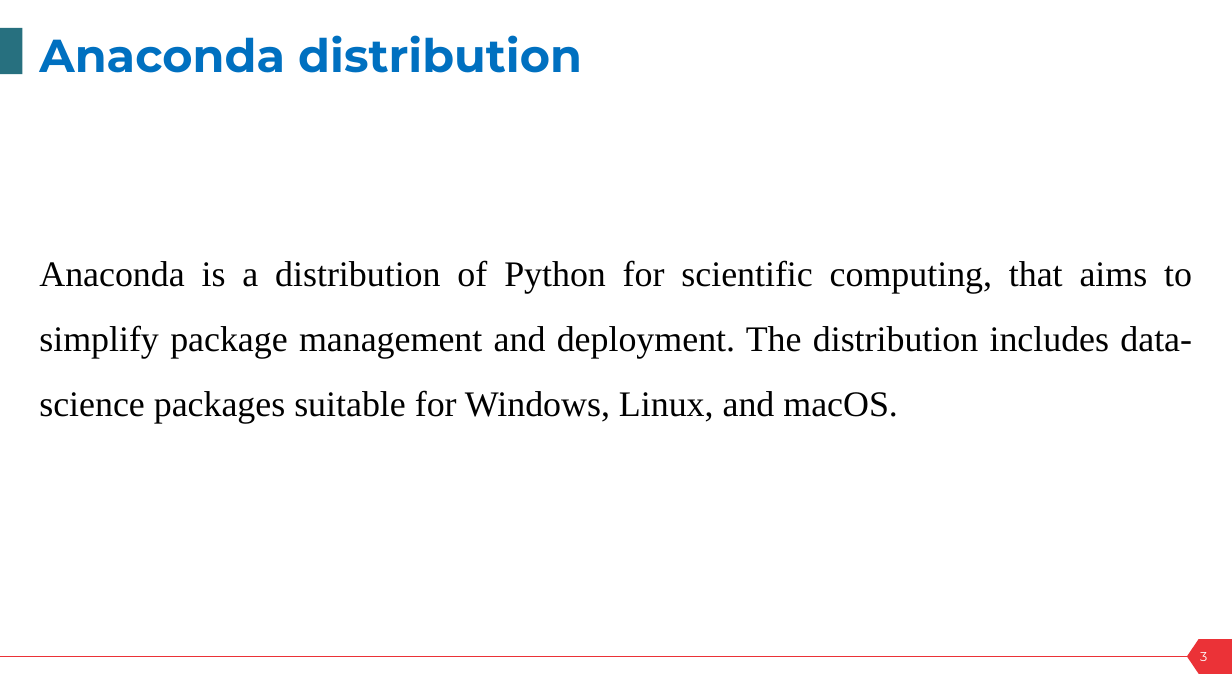
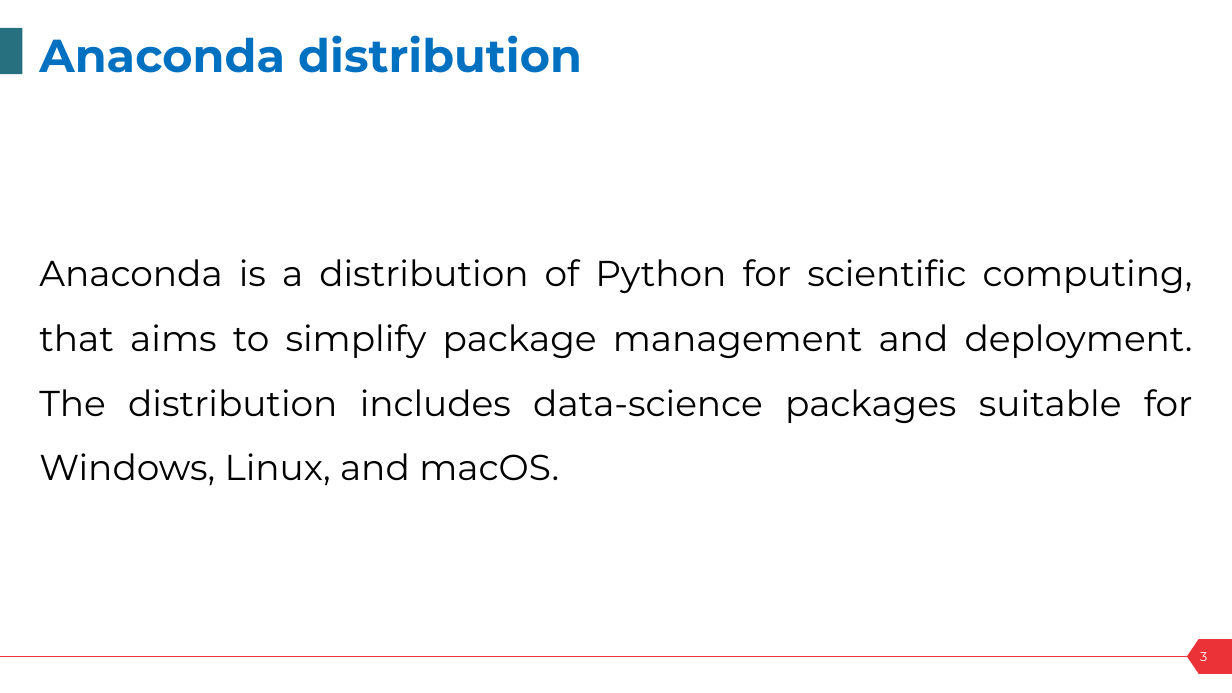
Before and after one commit to tauniversity/TAU-Data-Science-Training, a slide deck: slide 3 of Data Science resources/Programming in Python/Slides/Slide Unit 1/Anaconda distribution.pptx. Drawn at 1232x693 pixels with LibreOffice and Linux fonts; fonts in the diff are those of the drawing. Boxes give left, top, right and bottom in pixels: in the first picture for what was removed or moved away, otherwise in the second. Text is boxed around its words. In the diff, an @@ line names an element or a change of style, - is before the commit and + after.

Commit message:
Created Data Science Resources

```diff
--- a/Data Science resources/Programming in Python/Slides/Slide Unit 1/Anaconda distribution.pptx
+++ b/Data Science resources/Programming in Python/Slides/Slide Unit 1/Anaconda distribution.pptx
@@ text "Anaconda is a distribution of ..." at (39, 259, 1193, 486): font Times New Roman to Montserrat @@
```
Also in this commit, not shown: 1 slide added, 1 slide removed, 6 other files.
